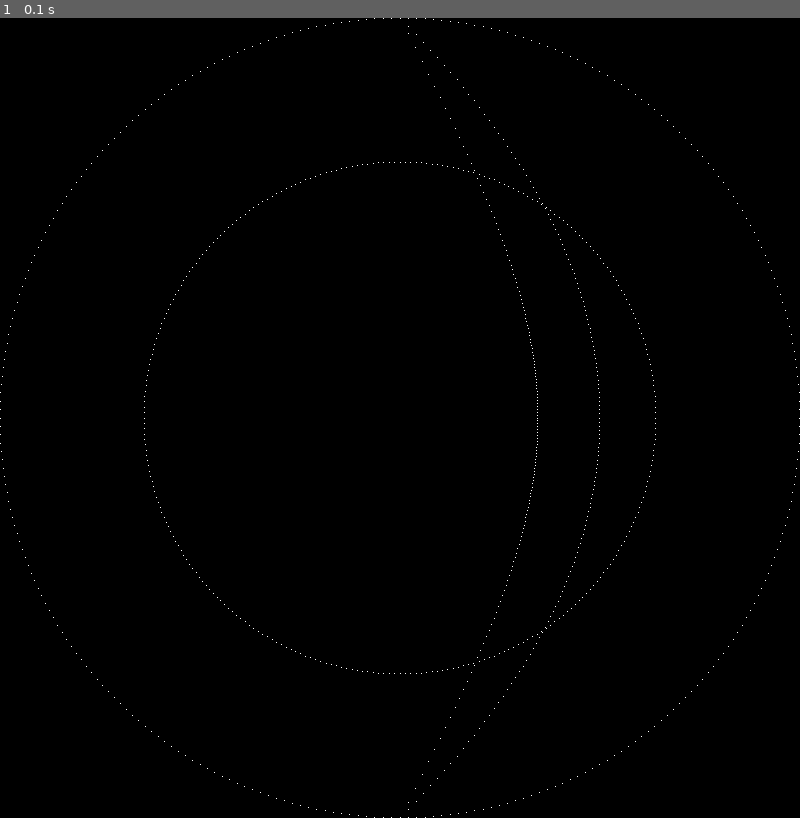
Above: before the commit, frame 1.
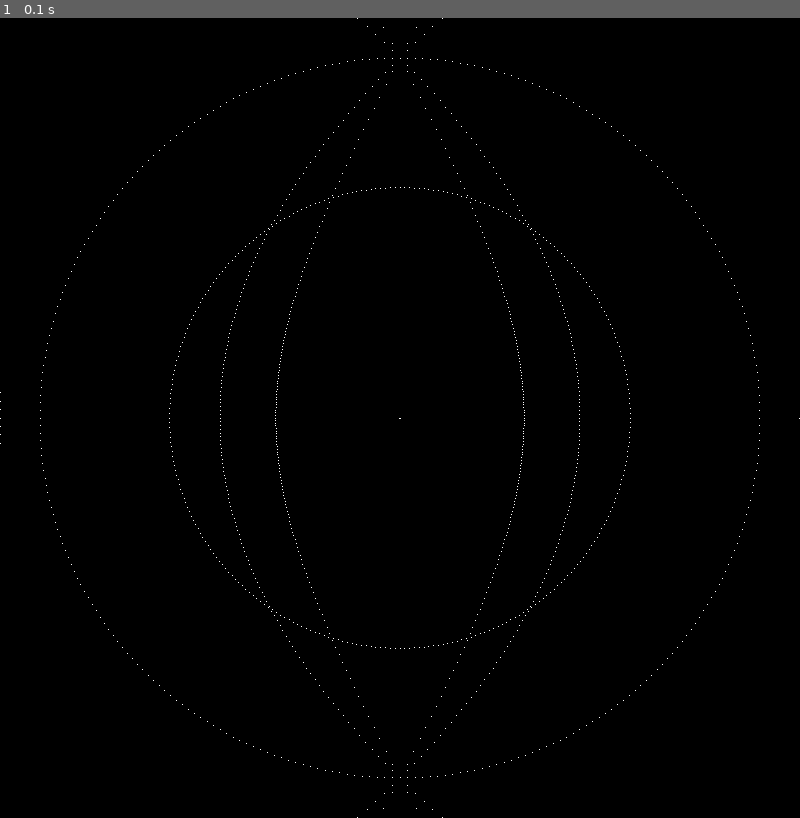
Above: after the commit, the same moment.

Repository: jpgtordilla/TransferOrbit
Game: pygame game, started from main.py
Two runs of this game, one before a commit and one after it. Both use one fixed random seed, a clock stepped at 60 frames per second and the inputs below.
Inputs:
- Up to frame 1 (0.1 s): no input

The runs differ from the first frame. In frame 1, 0.3% of the frame differs, in the area x 0-100%, y 0-100%.

Commit message:
quick fix for negative orbits

Diff:
--- a/graph_orbits.py
+++ b/graph_orbits.py
@@ -55,7 +55,11 @@
         self.C = self.L**2 / (self.GAMMA * self.MU)
 
     def r_orbit(self, phi):
-        return self.C/(1 + self.EPSILON * np.cos(phi))
+        denominator = 1 + self.EPSILON * np.cos(phi)
+        if denominator == 0: # case: negative EPSILON = -1 for the negative parabola
+            return WIDTH
+        r = self.C/(1 + self.EPSILON * np.cos(phi))
+        return r
 
     def energy(self):
         return self.GAMMA ** 2 * self.MU * (self.EPSILON ** 2 - 1) / 2 * self.L ** 2
@@ -106,20 +110,6 @@
 def graph_orbits(orbit_list, num_points=300):
     """Given a list of orbit objects, plot them on the screen"""
 
-    """
-    # get max in the list
-    # find dividing factor that reduced it to the width of the screen (divided by 2)
-    r_max = max([abs(elem[0]) for elem in r_list])
-    factor = r_max / (WIDTH / 2)
-
-    # graph each point
-    for i in range(len(xy_point_list)):
-        current_x_coord = int((xy_point_list[i][0] / factor) + WIDTH / 2)
-        current_y_coord = int((xy_point_list[i][1] / factor) + HEIGHT / 2)
-        # plot point
-        surface.set_at((current_x_coord, current_y_coord), WHITE)
-    """
-
     max_radius = get_max_radius(orbit_list)
 
     # calculate scaling factor based on the max orbit
@@ -144,7 +134,7 @@
     """Returns the max radius given a list of Orbit objects"""
     radius_list = []
     for orbit in orbit_objs:
-        radius_list.append(orbit.r_orbit(0))  # radius at 0 phi
+        radius_list.append(abs(orbit.r_orbit(0)))  # radius at 0 phi
     return max(radius_list)
 
 def get_orbit_with_max_radius(orbit_objs: list[Orbit]):
@@ -168,11 +158,13 @@
 
 def game_loop():
     parabola = Orbit(epsilon=1)  # parabola
+    parabola_neg = Orbit(epsilon=-1)  # parabola negative
     hyperbola = Orbit(epsilon=1.9)  # hyperbola
+    hyperbola_neg = Orbit(epsilon=-1.9)  # hyperbola negative
     circle = Orbit(epsilon=0)  # circle
     circle_small = Orbit(epsilon=0, l=0.8*10**24)  # small circle
-    orbits = [parabola, hyperbola, circle, circle_small]
 
+    orbits = [parabola, parabola_neg, hyperbola, hyperbola_neg, circle, circle_small]
     graph_orbits(orbits)
 
     while True:
